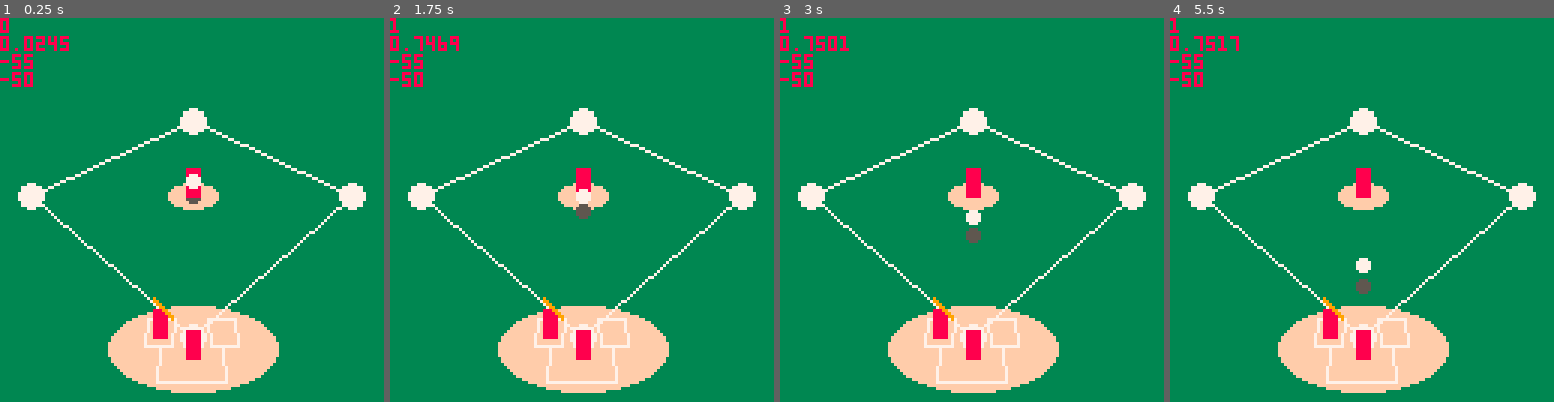
Above: before the commit, frames 1-4 (left to right).
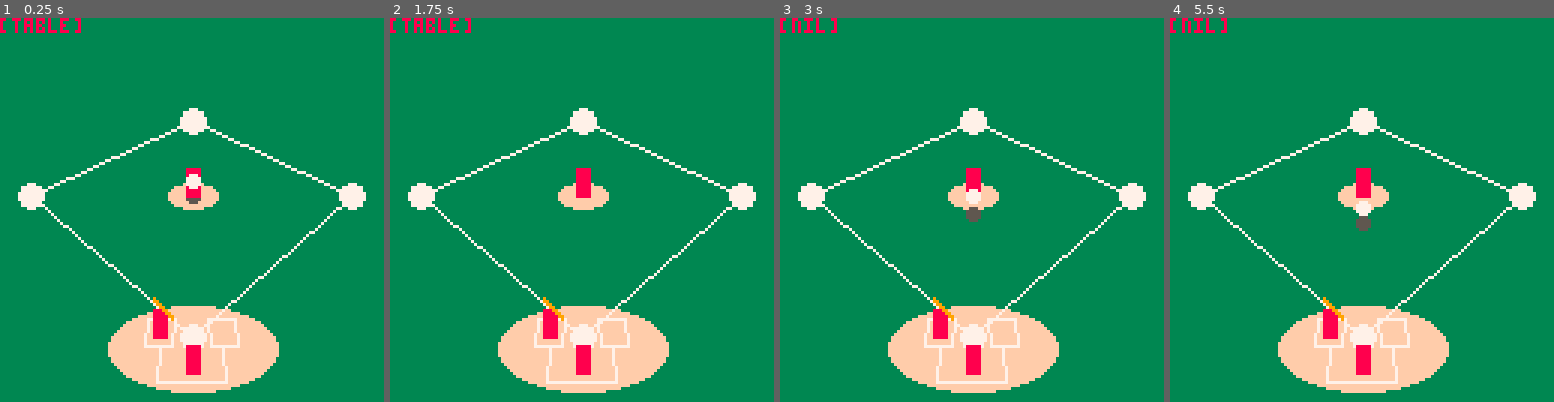
Above: after the commit, the same moments.

Repository: nucleartide/Baseball-WIth-Friends
Game: PICO-8 cartridge pico-baseball.p8
Same seed, same stepped clock (60 frames per second), same inputs: the game is played once before the commit and once after it.
Inputs:
- Up to frame 1 (0.25 s): no input
- Up to frame 2 (1.75 s): tap X (X key) at 0.33, 1.07 s; tap O (Z key) at 0.7, 1.7 s; hold Right from 1.6 s (still down)
- Up to frame 3 (3 s): tap X (X key) at 1.85, 2.97 s; release Right at 2.1 s; tap O (Z key) at 2.1, 2.5, 2.9 s; hold Up 2.15-2.42 s; hold Right from 2.47 s (still down)
- Up to frame 4 (5.5 s): release Right at 3.03 s; hold Left 3.08-3.58 s; tap O (Z key) every 0.4 s from 3.3 to 5.3 s; hold Down 3.63-3.97 s; hold Right 4.02-4.68 s; tap X (X key) at 4.08, 5.2 s; hold Up 4.73-5.03 s; hold Left from 5.08 s (still down)

The runs differ from the first frame. In frame 1, 1.3% of the frame differs, in the area x 0-53%, y 0-93%; in frame 2, 1.6%; in frame 3, 1.6%; in frame 4, 1.7%.

Commit message:
make use of is_owned_by field

Diff:
--- a/pico-baseball.p8
+++ b/pico-baseball.p8
@@ -200,8 +200,9 @@
         return
     end
 
-    if btnp(4, f.player_num) then
+    if btnp(4, f.player_num) and ball1.is_owned_by==f then
         throw_ball(ball1, f.pitches[1])
+        ball1.is_owned_by = nil
     end
 end
 
@@ -747,7 +748,8 @@
 ball_throwing = 1
 ball_idle_physical_obj = 2
 
-function ball(pos, initial_state)
+function ball(pos, initial_state, is_owned_by)
+    assert(is_owned_by~=nil)
     return {
         -- physical properties.
         pos = vec3_set(vec3(), pos),
@@ -756,7 +758,7 @@
 
         -- the fielder that is holding the ball.
         -- will be used soon.
-        is_owned_by = nil,
+        is_owned_by = is_owned_by,
 
         -- throw animation.
         t = 0, -- timer field used for animation.
@@ -828,10 +830,12 @@
         local d = distance2(get_fielder_midpoint(f), b.pos, nil, nil, nil)
         if d<ball_catch_radius then
             b.state = ball_holding
+            b.is_owned_by = f
 
             if f~=pitcher1 then
                 -- after 1s, catcher throws the ball back.
                 delay(function()
+                    b.is_owned_by = nil
                     return_ball_to_pitcher(b, f, pitcher1)
                 end, 60)
             end
@@ -982,13 +986,13 @@
 
     do
         local catcher_pos = vec3_set(vec3(), bases[1])
-        catcher_pos.z -= 5
+        catcher_pos.z -= 8
         catcher1 = fielder(catcher_pos, nil)
     end
 
     gravity = -20
 
-    ball1 = ball(raised_pitcher_mound, ball_holding)
+    ball1 = ball(raised_pitcher_mound, ball_holding, pitcher1)
 
     fielders = {catcher1, pitcher1}
 
@@ -1030,10 +1034,11 @@
 function draw_game()
     cls(3)
 
-    print(ball1.state)
-    print(stat(1))
-    print(fielders[1].pos.z)
-    print(batter1.pos.z)
+    -- print(ball1.state)
+    -- print(stat(1))
+    -- print(fielders[1].pos.z)
+    -- print(batter1.pos.z)
+    print(ball1.is_owned_by)
 
     -- draw sand around home plate.
     do
Not shown, changed: test.feature
